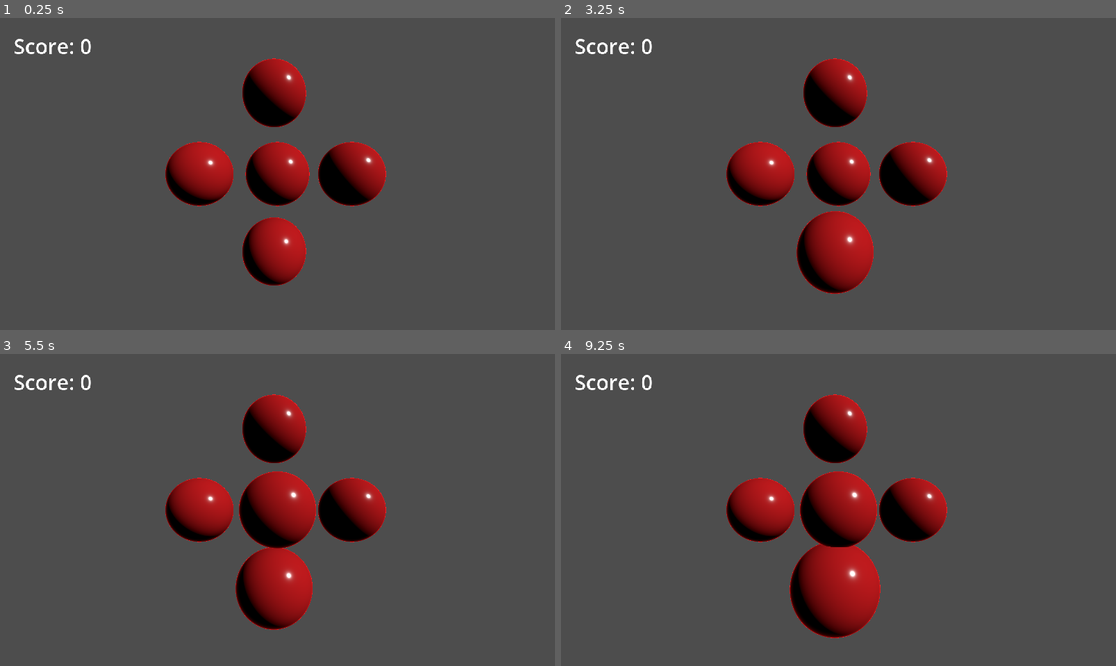
Above: before the commit, frames 1-4 (two rows, left to right).
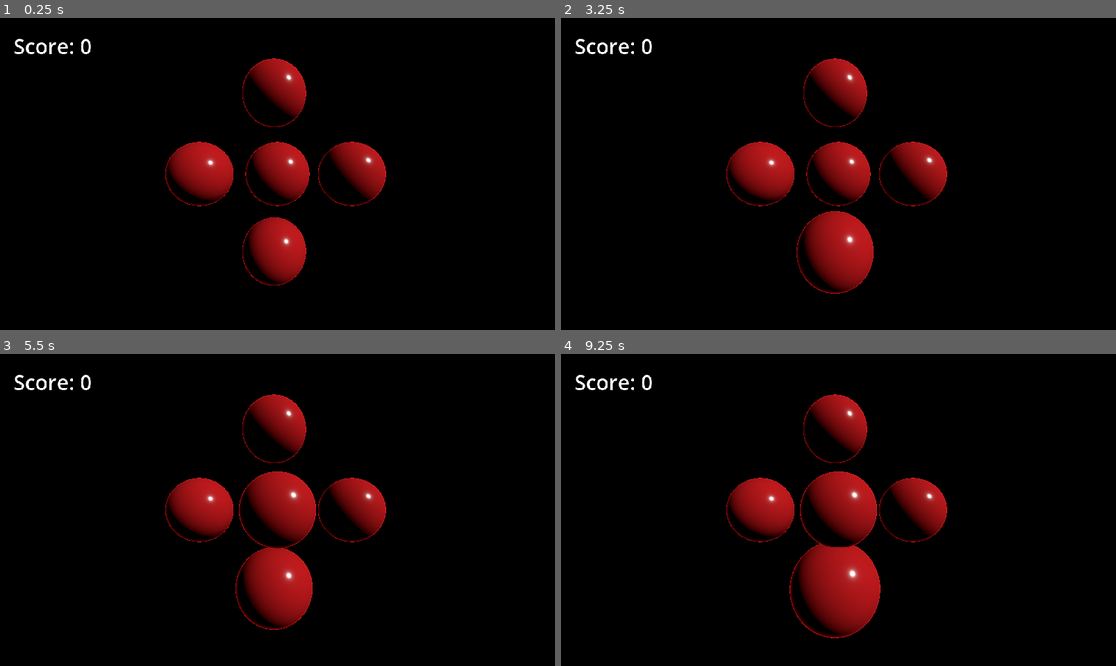
Above: after the commit, the same moments.

Repository: coruja182/zenva-godot-4-mini-projects
Game: Godot game, scene res://balloon_popper/main.tscn
Same seed, same stepped clock (60 frames per second), same inputs: the game is played once before the commit and once after it.
Inputs (mouse positions are in pixels of both pictures, inside the frame that each line leads up to):
- Up to frame 1 (0.25 s): no input
- Up to frame 2 (3.25 s): tap Enter at 0.5, 2 s; move the mouse to (960, 158) at 0.52 s; click (960, 158) at 0.67 s; tap Space at 1.25, 2.75 s; move the mouse to (727, 189) at 1.27 s; click (727, 189) at 1.42 s; move the mouse to (894, 105) at 2.02 s; click (894, 105) at 2.17 s; move the mouse to (810, 236) at 2.77 s; click (810, 236) at 2.92 s
- Up to frame 3 (5.5 s): tap Enter at 3.5 s; move the mouse to (444, 556) at 3.52 s; click (444, 556) at 3.67 s; tap Space at 4.25 s; move the mouse to (111, 463) at 4.27 s; click (111, 463) at 4.42 s; move the mouse to (305, 510) at 5.02 s; click (305, 510) at 5.17 s
- Up to frame 4 (9.25 s): move the mouse to (755, 432) at 5.77 s; click (755, 432) at 5.92 s; move the mouse to (960, 494) at 6.52 s; click (960, 494) at 6.67 s; move the mouse to (727, 525) at 7.27 s; click (727, 525) at 7.42 s; move the mouse to (894, 441) at 8.02 s; click (894, 441) at 8.17 s; move the mouse to (810, 572) at 8.77 s; click (810, 572) at 8.92 s

The runs differ from the first frame. In frame 1, 90% of the frame differs, in the area x 0-100%, y 0-100%; in frame 2, 89%; in frame 3, 88%; in frame 4, 87%.

Commit message:
added Loops examples

Diff:
--- /dev/null
+++ b/GodotMiniProjects/loops/loops.gd
@@ -0,0 +1,26 @@
+class_name Loops extends Node2D
+
+@export var spawn_count: int
+
+@onready var camera_2d: Camera2D = $Camera2D
+
+var diamond_scene = preload("res://loops/star.tscn")
+
+# Called when the node enters the scene tree for the first time.
+func _ready() -> void:
+	var viewportSize = get_viewport_rect().size
+	var screenCenterPosition = camera_2d.get_screen_center_position()
+
+	var leftOfScreen = screenCenterPosition.x - (viewportSize.x/2) / camera_2d.zoom.x
+	var rightOfScreen = screenCenterPosition.x + (viewportSize.x/2) / camera_2d.zoom.x
+	var topOfScreen = screenCenterPosition.y - (viewportSize.y/2) / camera_2d.zoom.x
+	var bottomOfScreen = screenCenterPosition.y + (viewportSize.y/2) / camera_2d.zoom.x
+
+	for i in spawn_count:
+		var new_position = Vector2(randf_range(leftOfScreen, rightOfScreen), randf_range(topOfScreen, bottomOfScreen))
+
+		var diamond: Node2D = diamond_scene.instantiate()
+		diamond.set_position(new_position)
+		diamond.set_scale(Vector2.ONE * randf_range(0.5, 1))
+
+		add_child(diamond)
--- /dev/null
+++ b/GodotMiniProjects/loops/loops.tscn
@@ -0,0 +1,12 @@
+[gd_scene load_steps=2 format=3 uid="uid://c6yue3p8shonq"]
+
+[ext_resource type="Script" path="res://loops/loops.gd" id="1_ll4oa"]
+
+[node name="Main" type="Node2D"]
+script = ExtResource("1_ll4oa")
+spawn_count = 200
+metadata/_edit_vertical_guides_ = [610.0, -192.0, 192.0]
+metadata/_edit_horizontal_guides_ = [354.0]
+
+[node name="Camera2D" type="Camera2D" parent="."]
+zoom = Vector2(3, 3)
--- /dev/null
+++ b/GodotMiniProjects/loops/star.tscn
@@ -0,0 +1,6 @@
+[gd_scene load_steps=2 format=3 uid="uid://cgurj73q7bcbu"]
+
+[ext_resource type="Texture2D" uid="uid://5dxyrgat6hka" path="res://loops/Star.png" id="1_72v5l"]
+
+[node name="Star" type="Sprite2D"]
+texture = ExtResource("1_72v5l")
--- a/GodotMiniProjects/project.godot
+++ b/GodotMiniProjects/project.godot
@@ -18,3 +18,4 @@
 [rendering]
 
 textures/canvas_textures/default_texture_filter=0
+environment/defaults/default_clear_color=Color(0, 0, 0, 1)
Binary file added: GodotMiniProjects/loops/Star.png
Not shown, added: GodotMiniProjects/loops/Star.png.import
